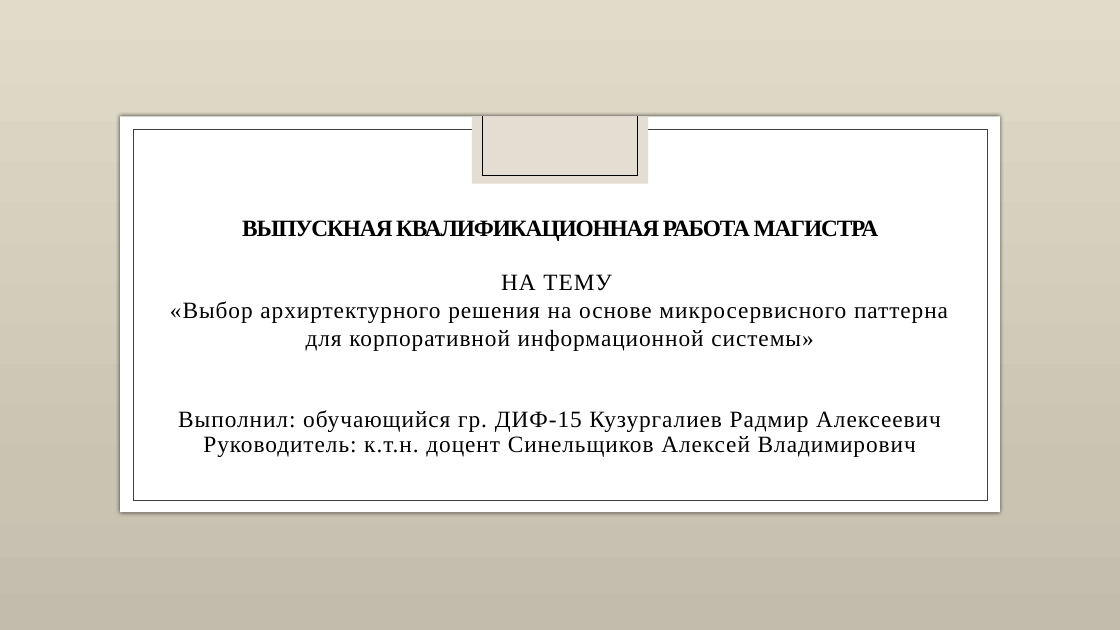
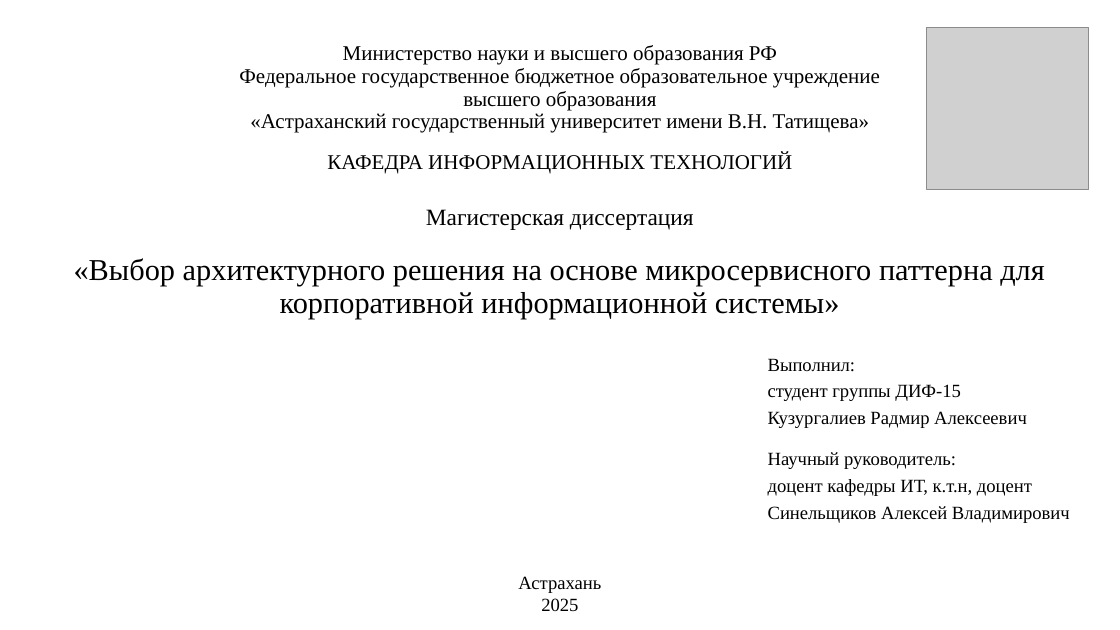
Before and after one commit to RAdKuzur/ASU, a slide deck: slide 1 of Магистерская/Предзащита(после Синельщикова).pptx. Drawn at 1120x630 pixels with LibreOffice and Linux fonts; fonts in the diff are those of the drawing; grey boxes stand for pictures; background and template pictures are left out. Boxes give left, top, right and bottom in pixels: in the first picture for what was removed or moved away, otherwise in the second. Text is boxed around its words. In the diff, an @@ line names an element or a change of style, - is before the commit and + after.

```diff
--- a/Магистерская/Предзащита(после Синельщикова).pptx
+++ b/Магистерская/Предзащита(после Синельщикова).pptx
@@ background picture (left out) to #FFFFFF @@
@@ picture added at [927,28,1089,190] @@
@@ title added at [239,45,880,174], 18 pt, text #000000 @@
+Министерство науки и высшего образования РФ
+Федеральное государственное бюджетное образовательное учреждение
+высшего образования
+«Астраханский государственный университет имени В.Н. Татищева»
+КАФЕДРА ИНФОРМАЦИОННЫХ ТЕХНОЛОГИЙ
@@ rectangle removed at [120,117,1000,513] @@
@@ rectangle removed at [472,117,649,184] @@
@@ line removed from (482, 117) to (482, 176) @@
@@ line removed from (638, 117) to (638, 176) @@
@@ rectangle removed at [133,129,987,500] @@
@@ line removed from (482, 176) to (638, 176) @@
@@ text added at [426,209,694,230], 20 pt, text #000000 @@
+Магистерская диссертация
@@ title removed at [242,220,879,241] @@
-ВЫПУСКНАЯ КВАЛИФИКАЦИОННАЯ РАБОТА МАГИСТРА
@@ subtitle at [74,258,1044,320]: text changed; size 20 to 26 pt @@
-НА ТЕМУ
-«Выбор архиртектурного решения на основе микросервисного паттерна для корпоративной информационной системы»
+«Выбор архитектурного решения на основе микросервисного паттерна для корпоративной информационной системы»
@@ text added at [768,358,1070,523], 16 pt, text #000000 @@
+Выполнил:
+студент группы ДИФ-15
+Кузургалиев Радмир Алексеевич
+Научный руководитель:
+доцент кафедры ИТ, к.т.н, доцент
+Синельщиков Алексей Владимирович
@@ subtitle removed at [178,410,941,457] @@
-Выполнил: обучающийся гр. ДИФ-15 Кузургалиев Радмир Алексеевич
-Руководитель: к.т.н. доцент Синельщиков Алексей Владимирович
@@ text added at [518,576,601,611], 16 pt, text #000000 @@
+Астрахань
+2025
```
Also in this commit, not shown: 7 other slides changed.
